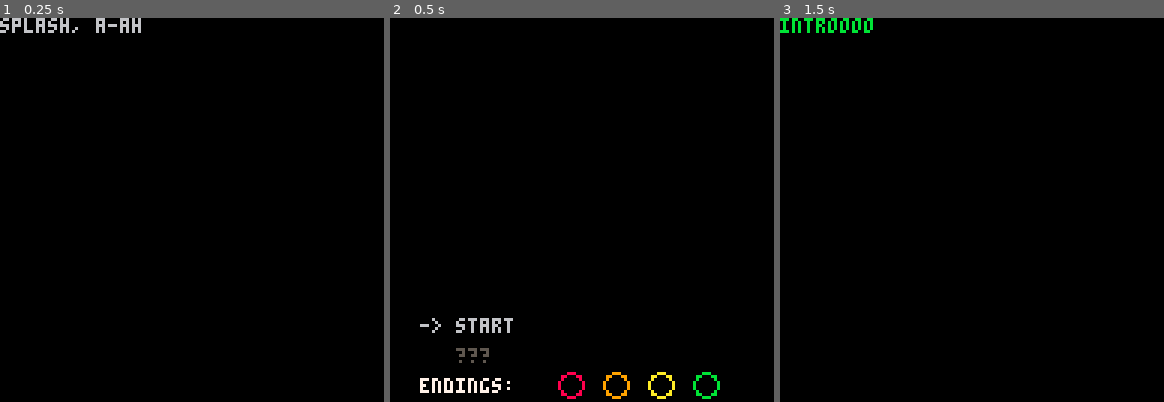
Above: before the commit, frames 1-3 (left to right).
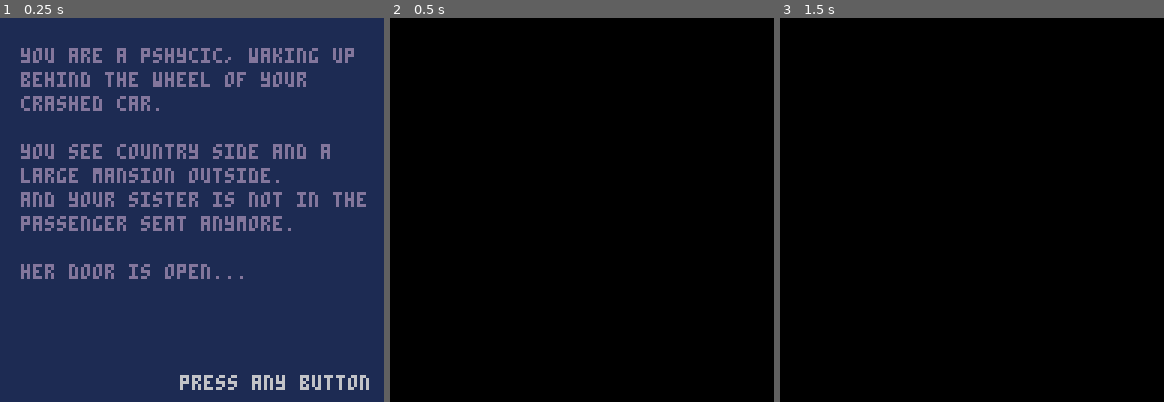
Above: after the commit, the same moments.

Repository: Jarsefax/pico8
Game: PICO-8 cartridge carts/haunted.p8
Two runs of this game, one before a commit and one after it. Both use one fixed random seed, a clock stepped at 60 frames per second and the inputs below.
Inputs:
- Up to frame 1 (0.25 s): no input
- Up to frame 2 (0.5 s): tap X (X key) at 0.33 s
- Up to frame 3 (1.5 s): tap O (Z key) at 0.7 s; tap X (X key) at 1.07 s

The runs differ from the first frame. In frame 1, 100% of the frame differs, in the area x 0-100%, y 0-100%; in frame 2, 1.5%; in frame 3, 0.5%.

Commit message:
first intro version done

Diff:
--- a/carts/haunted.p8
+++ b/carts/haunted.p8
@@ -17,13 +17,13 @@
 -- ??? menu option
 
 -- intro text
--- intro timer
+-- intro text animation
 
 -- game stufz
 -->8
 -- init stuff
 
-state=0
+state=2
 -- 0: splash
 -- 1: menu
 -- 2: intro
@@ -59,7 +59,7 @@
 end
 
 function update_intro()
-
+ if btn() > 0 then state=3 end
 end
 
 function update_game()
@@ -83,8 +83,8 @@
 
 function draw_menu()
  if menu_state==0 then
-  print("-> start",10,100,6)
-  print("   ???",10,110,5)
+  print("-> start",10,90,6)
+  print("   ???",10,100,5)
  else
   print("   start",10,90,5)
   print("-> ???",10,100,6)
@@ -105,7 +105,22 @@
 end
 
 function draw_intro()
- print("introooo")
+ cls(1)
+ color(13)
+
+ print("you are a pshycic, waking up",7,10)
+ print("behind the wheel of your",7,18)
+ print("crashed car.",7,26)
+
+ print("you see country side and a",7,42)
+ print("large mansion outside.",7,50)
+
+ print("and your sister is not in the",7,58)
+ print("passenger seat anymore.",7,66)
+
+ print("her door is open...",7,82)
+
+ print("press any button",60,119,6)
 end
 
 function draw_game()
